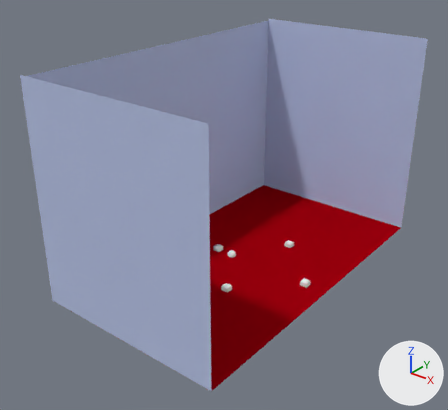
Before and after pictures for a commit that changed the Blender file samples/BlenderCave_OSC.blend.
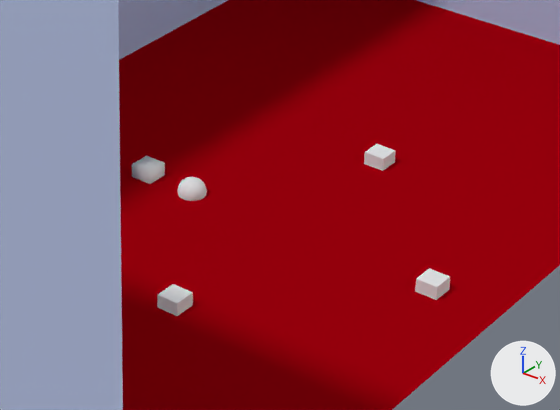
Each version is shown whole from a camera (50 mm lens) standing at (17.21, -24.74, 18.37) and looking at (-1.44, -1.42, 3.91), then close up on the part from 39% to 77% of the width and 48% to 78% of the height. Every picture has the same lights, and +X, +Y and +Z are marked at lower right.

The scene before the commit, as lines of its bpy script (objects in view):
```python
me_cube_007 = bpy.data.meshes.new('Cube.007')
me_cube_007.from_pydata(...)  # a box spanning x -1.0..1.0, y -1.0..1.0, z -1.0..1.0
me_cube_007.materials.append(mat_material_003)  # white #e7e7e7
me_cube_008 = bpy.data.meshes.new('Cube.008')
me_cube_008.from_pydata(...)  # a box spanning x -1.0..1.0, y -1.0..1.0, z -1.0..1.0
me_cube_008.materials.append(mat_material_003)  # white #e7e7e7
me_plane_001 = bpy.data.meshes.new('Plane.001')
me_plane_001.from_pydata([(1.0, -1.0, 0.0), (-1.0, -1.0, 0.0), (1.0, 1.0, 0.0), (-1.0, 1.0, 0.0)], [], [(2, 3, 1, 0)])
me_plane_001.materials.append(mat_material_002)  # red #a1000e
me_sphere_001 = bpy.data.meshes.new('Sphere.001')
me_sphere_001.from_pydata(...)  # a UV sphere (32 segments, 16 rings, poles along z) spanning x -1.0..1.0, y -1.0..1.0, z -1.0..1.0
me_sphere_001.polygons.foreach_set('use_smooth', [True] * 512)
me_sphere_001.materials.append(mat_material_004)  # white #e7e7e7
ob_instrument_000 = bpy.data.objects.new('Instrument.000', me_sphere_001)
ob_instrument_000.parent = ob_emptyball
ob_instrument_000.location = (-2.0, 0.0, 0.0)
ob_instrument_000.scale = (0.261, 0.261, 0.261)
ob_instrument_003 = bpy.data.objects.new('Instrument.003', me_cube_007)
ob_instrument_003.location = (0.0, 3.0, 0.0)
ob_instrument_003.scale = (0.203, 0.203, 0.203)
ob_instrument_004 = bpy.data.objects.new('Instrument.004', me_cube_008)
ob_instrument_004.location = (3.0, 0.0, 0.0)
ob_instrument_004.scale = (0.203, 0.203, 0.203)
ob_planefloor = bpy.data.objects.new('PlaneFloor', me_plane_001)
ob_planefloor.location = (-1.07, 0.0, -0.05)
ob_planefloor.rotation_euler = (0.0, 6.283, 0.0)  # degrees (0, 360, 0)
ob_planefloor.scale = (5.33, 9.38, 5.87)
# also in view: 'PlaneRight' at (-1.07, 9.38, 5.83); 'PlaneFront' at (-6.4, 0.0, 5.72); 'PlaneLeft' at (-1.07, -9.38, 5.83); 'Instrument.001' at (-3.0, 0.0, 0.0); 'Instrument.002' at (0.0, -3.0, 0.0)
```
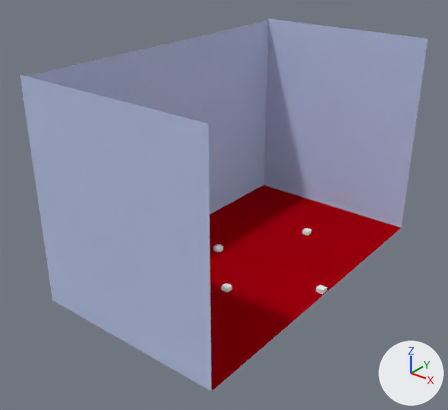
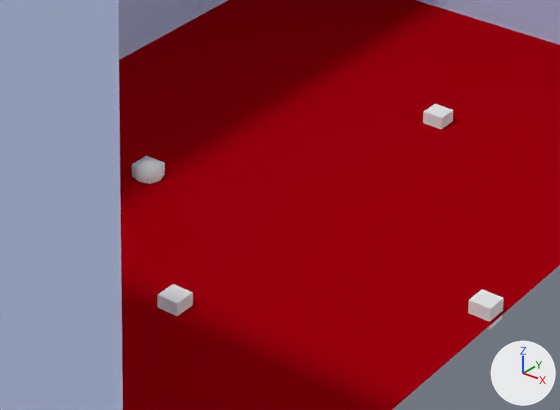
What differs and where, as boxes [x1, y1, x2, y2] in the close-ups (560 x 410 px):
'Instrument.004', moved: before [415, 268, 450, 300]; after [468, 289, 504, 330]
'Instrument.003', moved: before [364, 144, 396, 171]; after [423, 104, 453, 129]
'Instrument.000', moved: before [177, 177, 207, 201]; after [135, 159, 163, 183]

The change, as a list of edits to the scene's bpy script:
```text
Change ob_instrument_000:
    ob_instrument_000.location: (-2.0, 0.0, 0.0) -> (-2.993, 0.0, 0.0)
Change ob_instrument_004:
    ob_instrument_004.location: (3.0, 0.0, 0.0) -> (4.0, 0.0, 0.0)
Change ob_instrument_003:
    ob_instrument_003.location: (0.0, 3.0, 0.0) -> (0.0, 5.0, 0.0)
```
